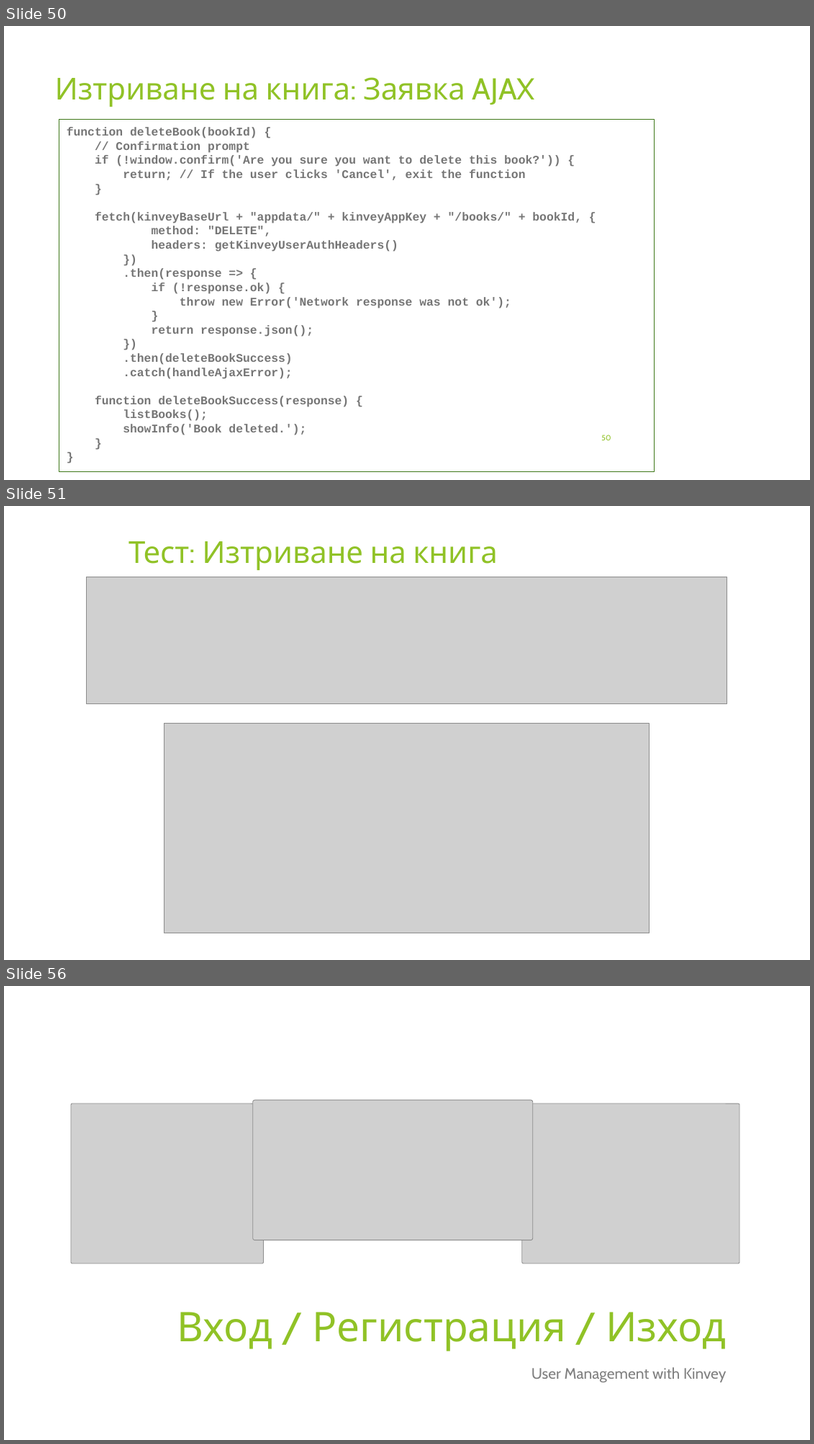
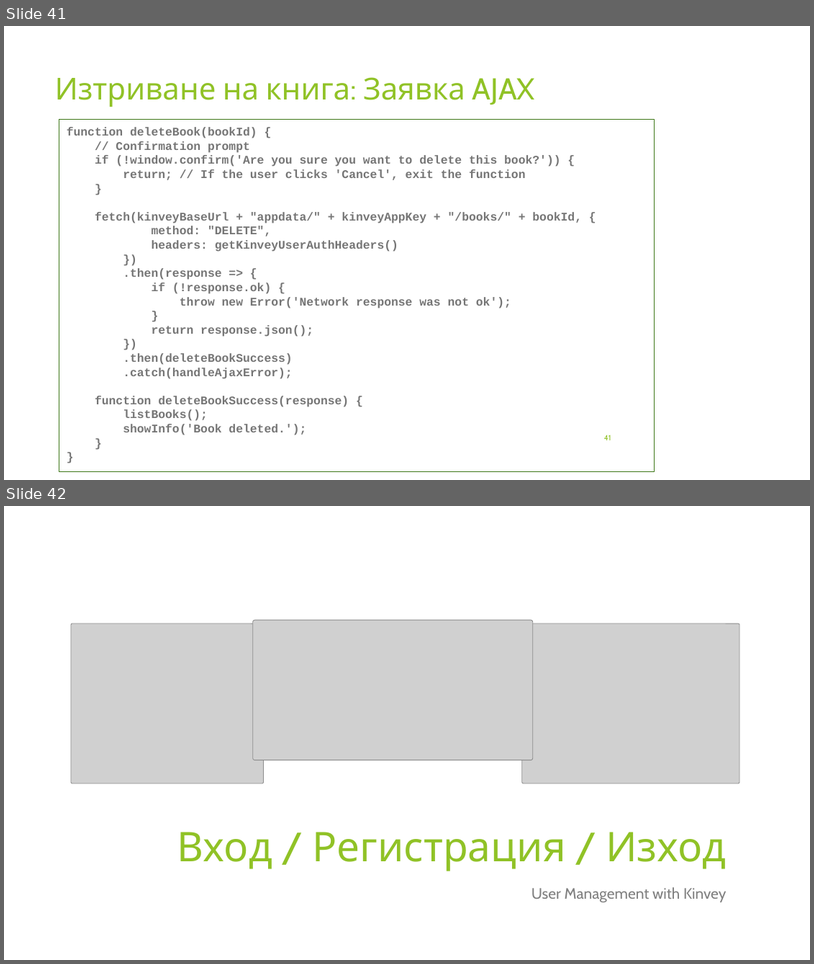
Before and after one commit to profjordanov/hybrid-app-development, a slide deck: 03. Async JS/tasks.pptx. Shown one above the other, each under a label of ours: slides 50, 51 and 56 before the commit, slides 41 and 42 after it; the slides between them are not shown. The pictures are 814x1444 and 814x964 pixels, drawn with LibreOffice and Linux fonts; fonts in the diff are those of the drawing; grey boxes stand for pictures. Boxes give left, top, right and bottom in pixels: in the first picture for what was removed or moved away, otherwise in the second. Text is boxed around its words. In the diff, an @@ line names an element or a change of style, - is before the commit and + after.

```diff
--- a/03. Async JS/tasks.pptx
+++ b/03. Async JS/tasks.pptx
@@ slide 51 removed at (x1=4, y1=506, x2=810, y2=960), background #FFFFFF @@
@@ title removed at (x1=129, y1=541, x2=498, y2=570) @@
-Тест: Изтриване на книга
@@ picture removed at (x1=86, y1=577, x2=728, y2=704) @@
@@ picture removed at (x1=165, y1=723, x2=649, y2=932) @@
@@ what was slide 50 is now slide 41 @@
@@ page number at (x1=604, y1=434, x2=612, y2=440): text changed @@
-50
+41
@@ what was slide 56 is now slide 42 @@
```
Also in this commit, not shown: 3 slides changed, 19 other slides removed, 1 other file.
